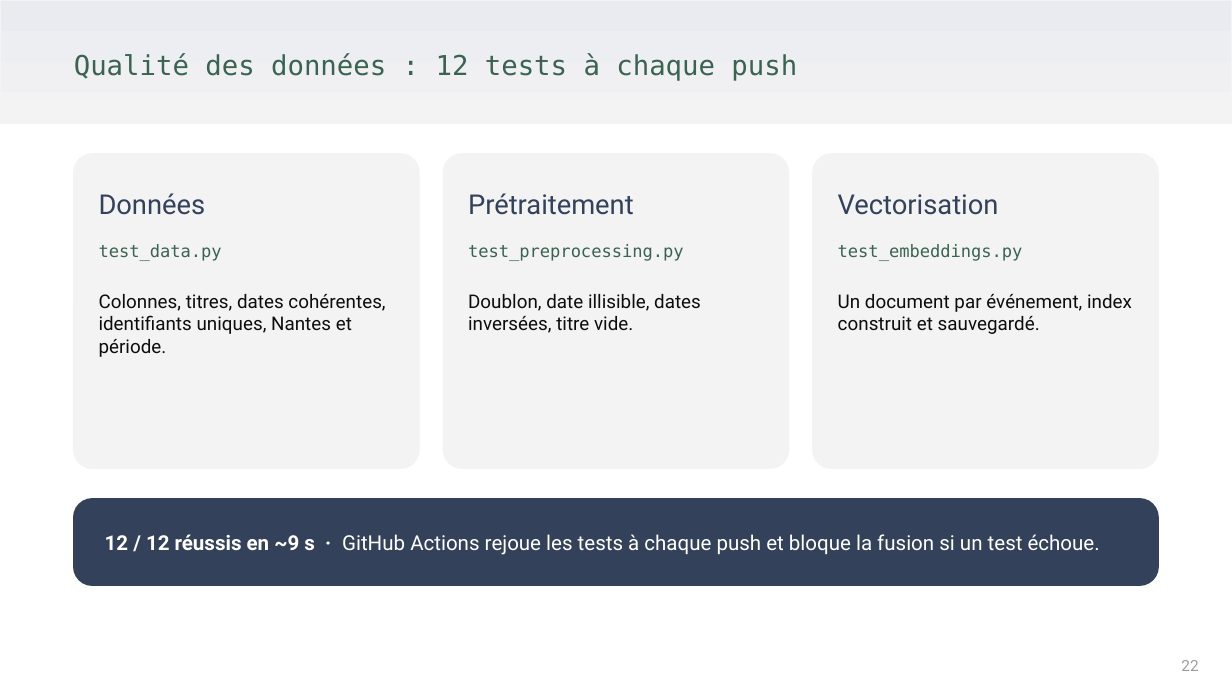
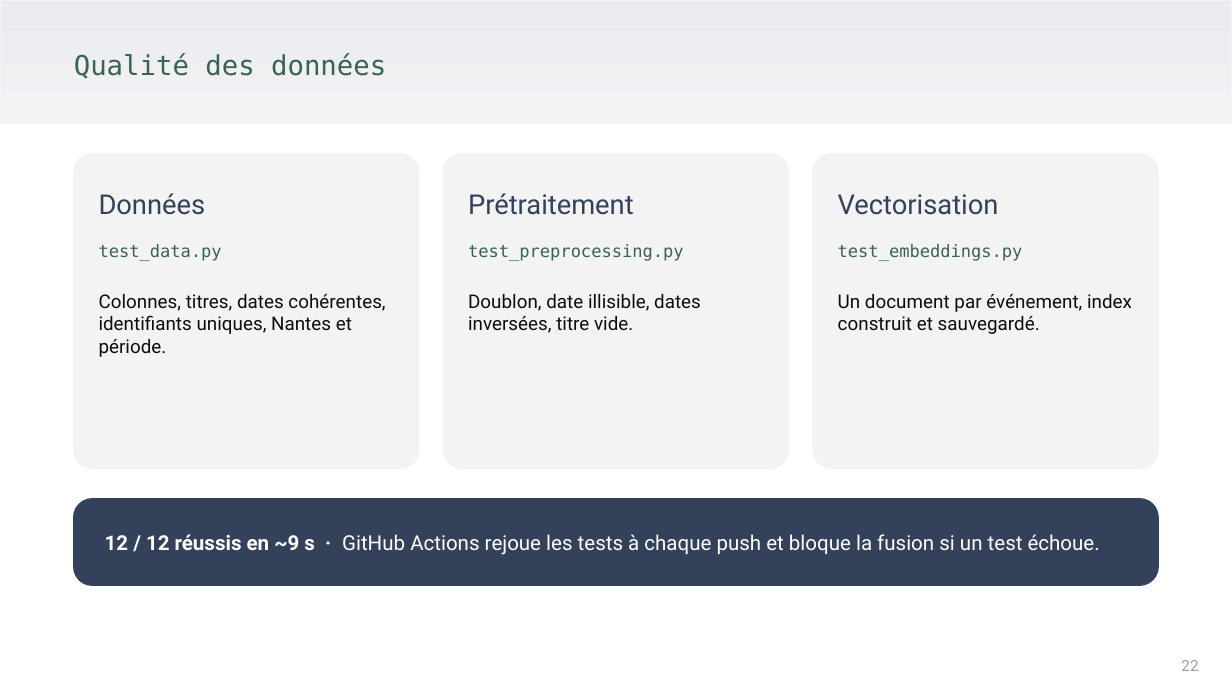
Before and after one commit to Solisdata/ocr_projet11_RAG, a slide deck: slide 22 of docs/ocr_projet11_RAG_v6.pptx. Drawn at 1232x693 pixels with LibreOffice and Linux fonts; fonts in the diff are those of the drawing. Boxes give left, top, right and bottom in pixels: in the first picture for what was removed or moved away, otherwise in the second. Text is boxed around its words. In the diff, an @@ line names an element or a change of style, - is before the commit and + after.

```diff
--- a/docs/ocr_projet11_RAG_v6.pptx
+++ b/docs/ocr_projet11_RAG_v6.pptx
@@ title at (x1=74, y1=53, x2=386, y2=79): text changed @@
-Qualité des données : 12 tests à chaque push
+Qualité des données
```
Also in this commit, not shown: 7 other slides changed, 3 other files.
